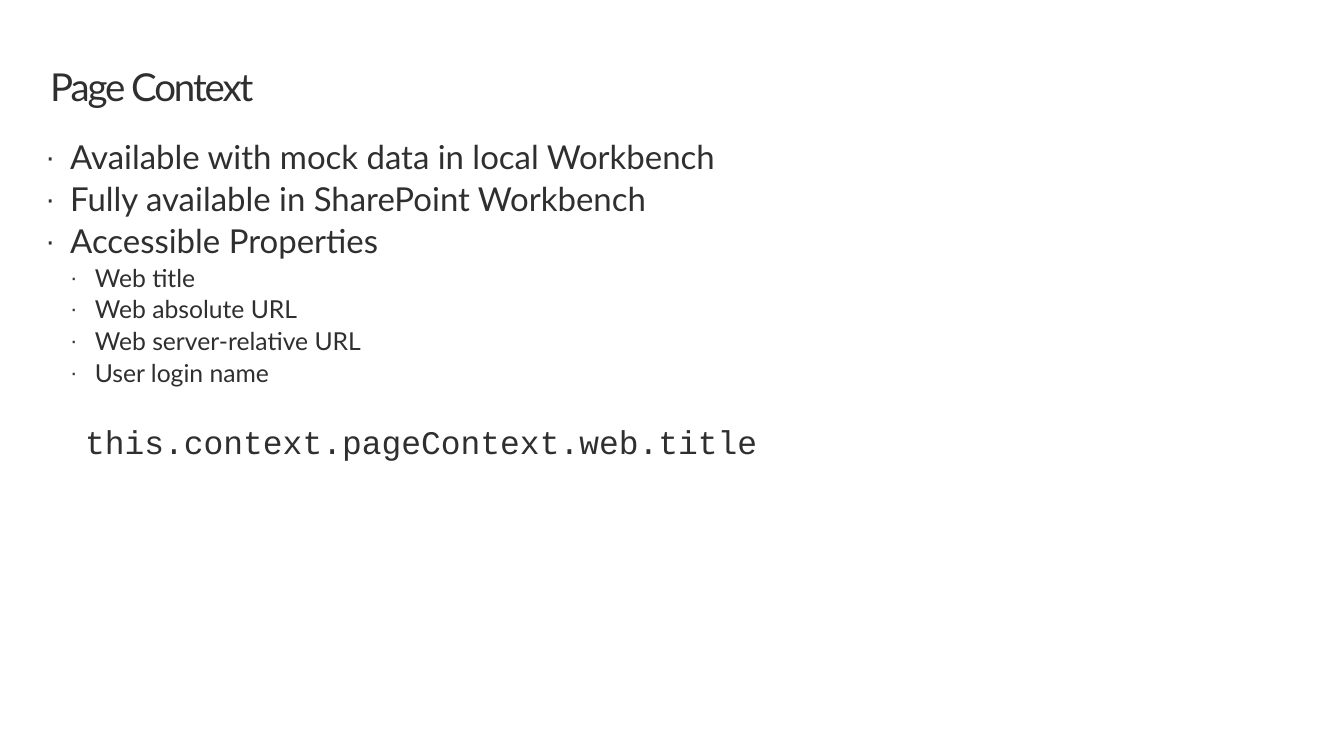
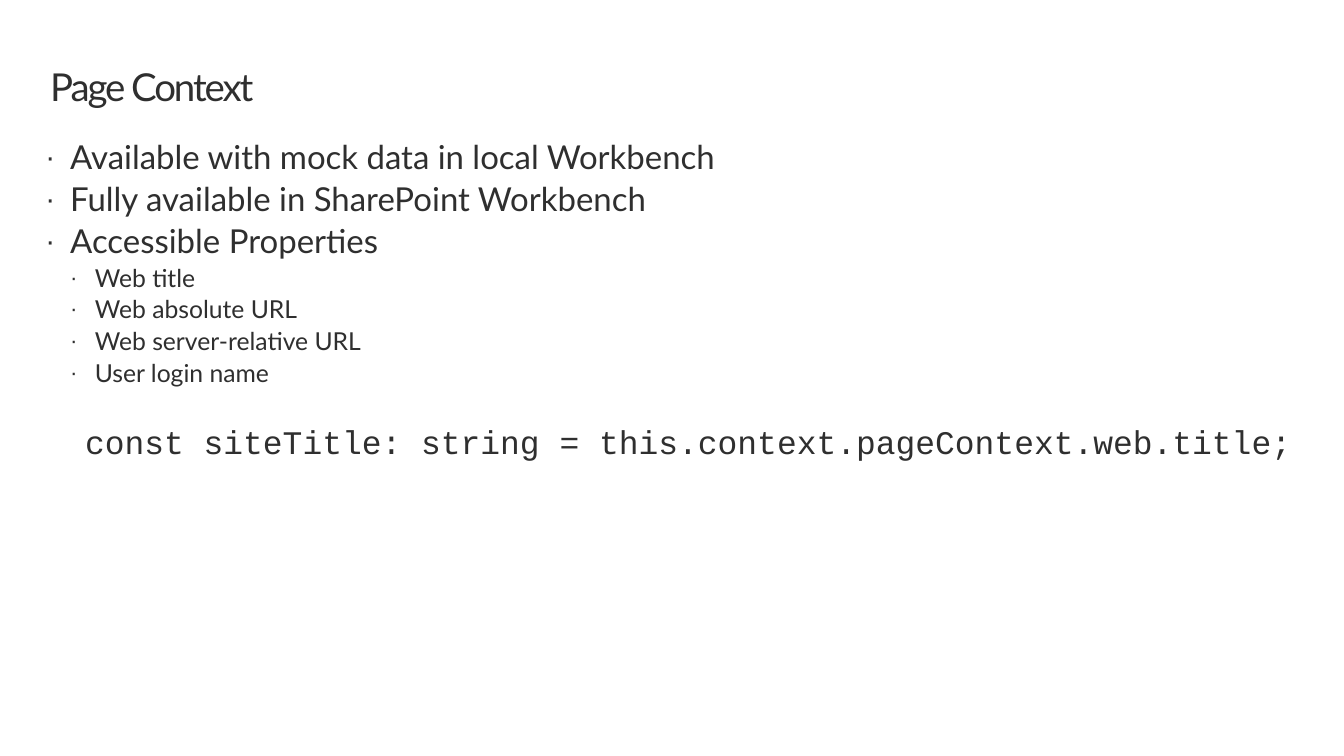
Before and after one commit to SharePoint/sp-dev-training-spfx-web-parts, a slide deck: slide 11 of 03-spfxapi.pptx. Drawn at 1344x756 pixels with LibreOffice and Linux fonts; fonts in the diff are those of the drawing; background and template pictures are left out. Boxes give left, top, right and bottom in pixels: in the first picture for what was removed or moved away, otherwise in the second. Text is boxed around its words. In the diff, an @@ line names an element or a change of style, - is before the commit and + after.

```diff
--- a/03-spfxapi.pptx
+++ b/03-spfxapi.pptx
@@ text at box(85, 430, 1291, 461): text changed @@
-this.context.pageContext.web.title
+const siteTitle: string = this.context.pageContext.web.title;
```
Also in this commit, not shown: 5 other slides changed, 39 other files.
